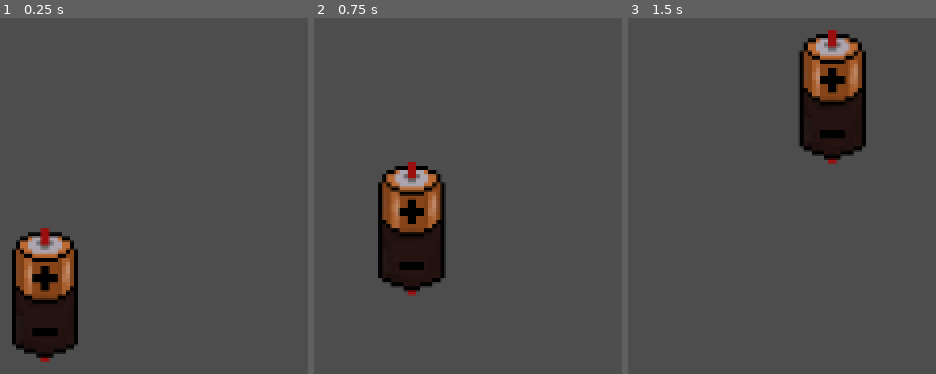
Above: before the commit, frames 1-3 (left to right).
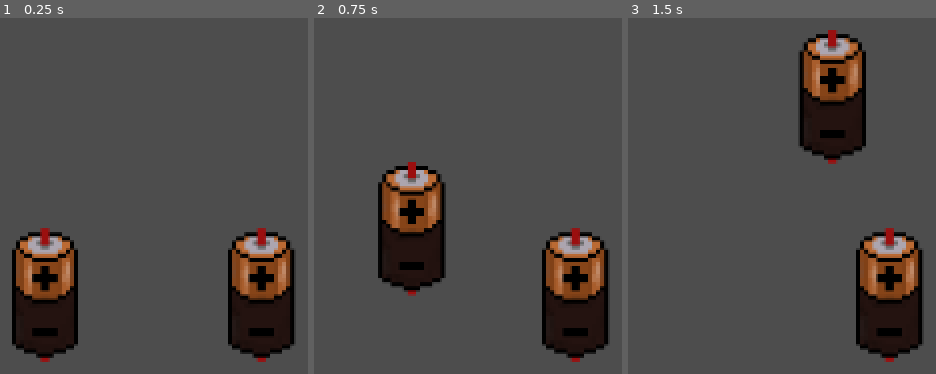
Above: after the commit, the same moments.

Repository: DootMario/proiectITFest
Game: Godot game, scene res://scenes/game.tscn
The game is run twice, just before and just after one commit, with the same random seed, the same clock (stepped at 60 frames per second) and the same inputs.
Inputs (mouse positions are in pixels of both pictures, inside the frame that each line leads up to):
- Up to frame 1 (0.25 s): no input
- Up to frame 2 (0.75 s): tap Enter at 0.5 s; drag from (360, 295) to (517, 96) at 0.52 s
- Up to frame 3 (1.5 s): tap Space at 1.25 s; drag from (outside the picture) to (831, 96) at 1.27 s

The runs differ from the first frame. In frame 1, 7.1% of the frame differs, in the area x 74-96%, y 58-97%; in frame 2, 7.1%; in frame 3, 7.1%.

Commit message:
added connection for objects
created a wire and made it connect and dinamically update itself

Diff:
--- a/proiect-it-fest/scenes/game.tscn
+++ b/proiect-it-fest/scenes/game.tscn
@@ -6,5 +6,8 @@
 
 [node name="Sursa" parent="." unique_id=1182129977 instance=ExtResource("1_uwrxv")]
 
+[node name="Sursa2" parent="." unique_id=2112382604 instance=ExtResource("1_uwrxv")]
+position = Vector2(52, 0)
+
 [node name="Camera2D" type="Camera2D" parent="." unique_id=71713944]
 zoom = Vector2(3, 3)
--- a/proiect-it-fest/scenes/sursa.tscn
+++ b/proiect-it-fest/scenes/sursa.tscn
@@ -4,6 +4,7 @@
 [ext_resource type="Texture2D" uid="uid://deorrfym3bq4m" path="res://assets/baterie_mica2.png" id="2_en0xd"]
 
 [sub_resource type="RectangleShape2D" id="RectangleShape2D_xa3iq"]
+size = Vector2(20, 30)
 
 [sub_resource type="SpriteFrames" id="SpriteFrames_i0exa"]
 animations = [{
@@ -16,10 +17,6 @@
 "speed": 5.0
 }]
 
-[sub_resource type="CircleShape2D" id="CircleShape2D_en0xd"]
-
-[sub_resource type="CircleShape2D" id="CircleShape2D_i0exa"]
-
 [node name="Sursa" type="Area2D" unique_id=1182129977]
 script = ExtResource("1_o1jp1")
 
@@ -30,12 +27,8 @@
 texture_filter = 1
 sprite_frames = SubResource("SpriteFrames_i0exa")
 
-[node name="anod-" type="Area2D" parent="." unique_id=1783257722]
+[node name="Anodm" type="Marker2D" parent="." unique_id=1020873962 groups=["terminals"]]
+position = Vector2(0, 15)
 
-[node name="CollisionShape2D" type="CollisionShape2D" parent="anod-" unique_id=2027495177]
-shape = SubResource("CircleShape2D_en0xd")
-
-[node name="catod+" type="Area2D" parent="." unique_id=1392059599]
-
-[node name="CollisionShape2D" type="CollisionShape2D" parent="catod+" unique_id=88410653]
-shape = SubResource("CircleShape2D_i0exa")
+[node name="Catodp" type="Marker2D" parent="." unique_id=1814133978 groups=["terminals"]]
+position = Vector2(0, -15)
--- /dev/null
+++ b/proiect-it-fest/scenes/wire.tscn
@@ -0,0 +1,6 @@
+[gd_scene format=3 uid="uid://cnys5jfif1yxr"]
+
+[ext_resource type="Script" uid="uid://bk8dki7sknso1" path="res://scripts/wire.gd" id="1_oh5q0"]
+
+[node name="Wire" type="Line2D" unique_id=1192321995]
+script = ExtResource("1_oh5q0")
--- a/proiect-it-fest/scripts/sursa.gd
+++ b/proiect-it-fest/scripts/sursa.gd
@@ -2,23 +2,93 @@
 var voltage := 0.0
 var dragging := false
 var drag_offset := Vector2.ZERO
+const TOLERANCE := 10.0
+var wiring := false
+var wire_start : Marker2D = null
+var temp_wire : Line2D = null
+var anod : Marker2D
+var catod : Marker2D
+
 
 
 # Called when the node enters the scene tree for the first time.
 func _ready() -> void:
 	input_event.connect(_on_input_event)
+	anod = $Anodm
+	catod = $Catodp
 
 
 func init(volts: float)->void:
 	voltage=volts
 
+func terminal(pos: Vector2)->Marker2D:
+	var terms = get_tree().get_nodes_in_group("terminals")
+	var mark : Marker2D = null
+	for t in terms:
+		if pos.distance_to(t.global_position)<=TOLERANCE:
+			mark=t
+
+	return mark
+
+func start_wire(start: Marker2D):
+	wiring = true
+	wire_start=start
+	temp_wire = Line2D.new()
+	temp_wire.width = 2
+	temp_wire.default_color = Color.RED
+	temp_wire.add_point(wire_start.global_position)
+	temp_wire.add_point(wire_start.global_position)
+	get_tree().current_scene.add_child(temp_wire)
+
+
+func continue_wire(end_pos:Vector2):
+	if temp_wire and temp_wire.points.size()==2:
+		temp_wire.set_point_position(1, end_pos)
+
+func end_wire(release_pos: Vector2):
+	var end_mark = terminal(release_pos)
+	if end_mark!=null and end_mark!=anod and end_mark!=catod:
+		create_perm_wire(wire_start, end_mark)
+	if temp_wire:
+		temp_wire.queue_free()
+		temp_wire = null
+	wiring = false
+	wire_start=null
+
+func create_perm_wire(from: Marker2D, to: Marker2D):
+	var wire_scene = preload("res://scenes/wire.tscn")
+	var wire = wire_scene.instantiate()
+	wire.term_a=from
+	wire.term_b=to
+	wire.width=2
+	wire.default_color = Color.GREEN
+	wire.update_wire()
+	wire.add_to_group("wires")
+	get_tree().current_scene.add_child(wire)
+
+
+func update_cons():
+	var cons = get_tree().get_nodes_in_group("wires")
+	print(cons)
+	for connection in cons:
+		if connection.term_a == anod or connection.term_a == catod or connection.term_b == anod or connection.term_b == catod:
+			connection.update_wire()
+
+
 
 func _on_input_event(viewport: Node, event: InputEvent, shape_id: int):
 	if event is InputEventMouseButton and event.button_index == MOUSE_BUTTON_LEFT:
+		var mouse_pos = get_global_mouse_position()
 		if event.pressed:
+			var clicked_mark = terminal(mouse_pos)
+			if clicked_mark!=null:
+				start_wire(clicked_mark)
+				return
 			dragging = true
 			drag_offset = global_position - get_global_mouse_position()
 		else:
+			if wiring:
+				end_wire(mouse_pos)
 			dragging = false
 
 
@@ -26,6 +96,14 @@
 	if dragging and event is InputEventMouseMotion:
 		var target = get_global_mouse_position()+drag_offset
 		global_position = target
+		print("detected need to update")
+		update_cons()
+	if wiring and event is InputEventMouseMotion:
+		continue_wire(get_global_mouse_position())
+	if event is InputEventMouseButton and event.button_index == MOUSE_BUTTON_LEFT and not event.is_pressed():
+		if wiring:
+			end_wire(get_global_mouse_position())
+		wiring = false
 
 
 
--- /dev/null
+++ b/proiect-it-fest/scripts/wire.gd
@@ -0,0 +1,22 @@
+extends Line2D
+var term_a : Marker2D
+var term_b : Marker2D
+
+func update_wire():
+	if term_a and term_b:
+		clear_points()
+		add_point(term_a.global_position)
+		add_point(term_b.global_position)
+	print("updated successfully")
+
+func delete_wire():
+	pass
+
+
+# Called when the node enters the scene tree for the first time.
+func _ready() -> void:
+	update_wire()
+
+# Called every frame. 'delta' is the elapsed time since the previous frame.
+func _process(delta: float) -> void:
+	pass
Not shown, added: proiect-it-fest/scripts/wire.gd.uid
